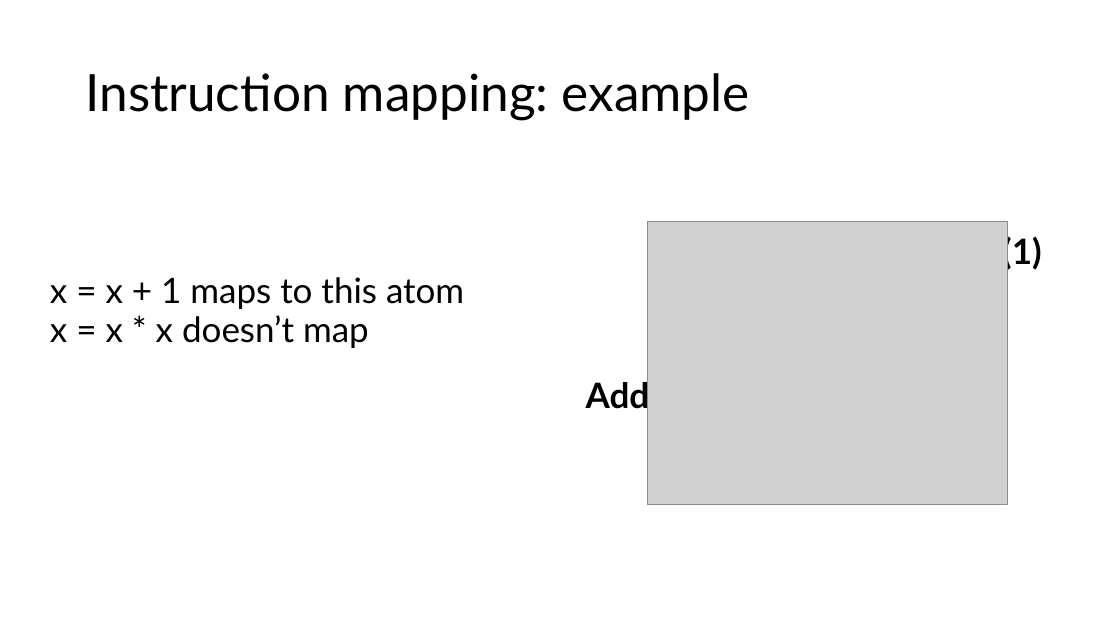
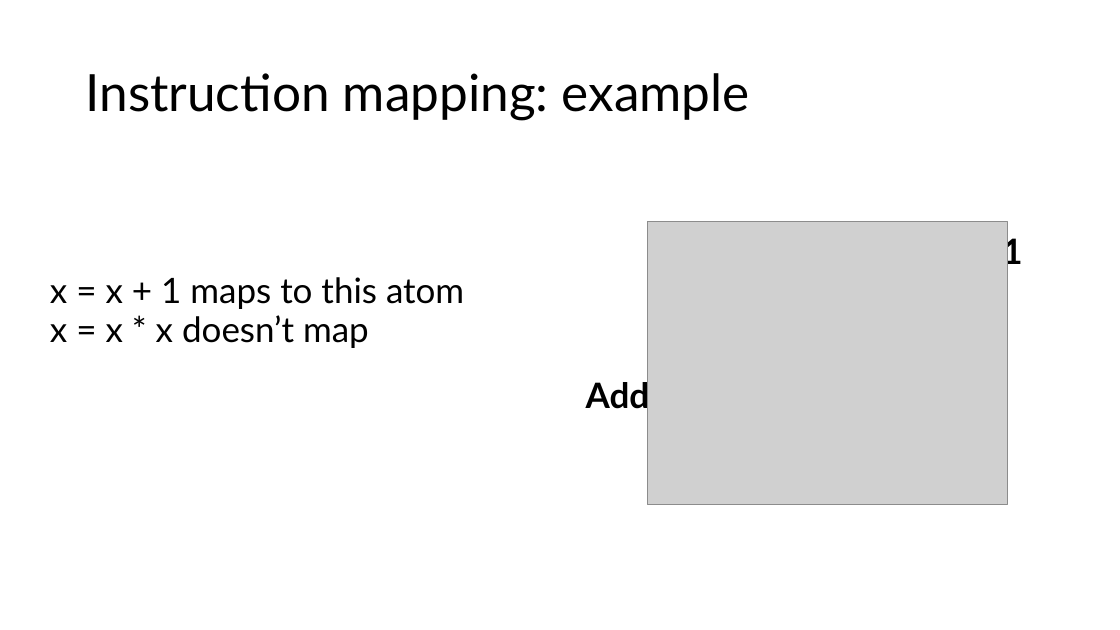
Before and after one commit to anirudhSK/pifo-domino-marple-ppts, a slide deck: slide 28 of domino_pifo.pptx. Drawn at 1120x630 pixels with LibreOffice and Linux fonts; fonts in the diff are those of the drawing; grey boxes stand for pictures. Boxes give left, top, right and bottom in pixels: in the first picture for what was removed or moved away, otherwise in the second. Text is boxed around its words. In the diff, an @@ line names an element or a change of style, - is before the commit and + after.

```diff
--- a/domino_pifo.pptx
+++ b/domino_pifo.pptx
@@ text at <box>1002,234,1022,271</box>: text changed @@
-(1)
+1
```
Also in this commit, not shown: 8 other slides changed.
